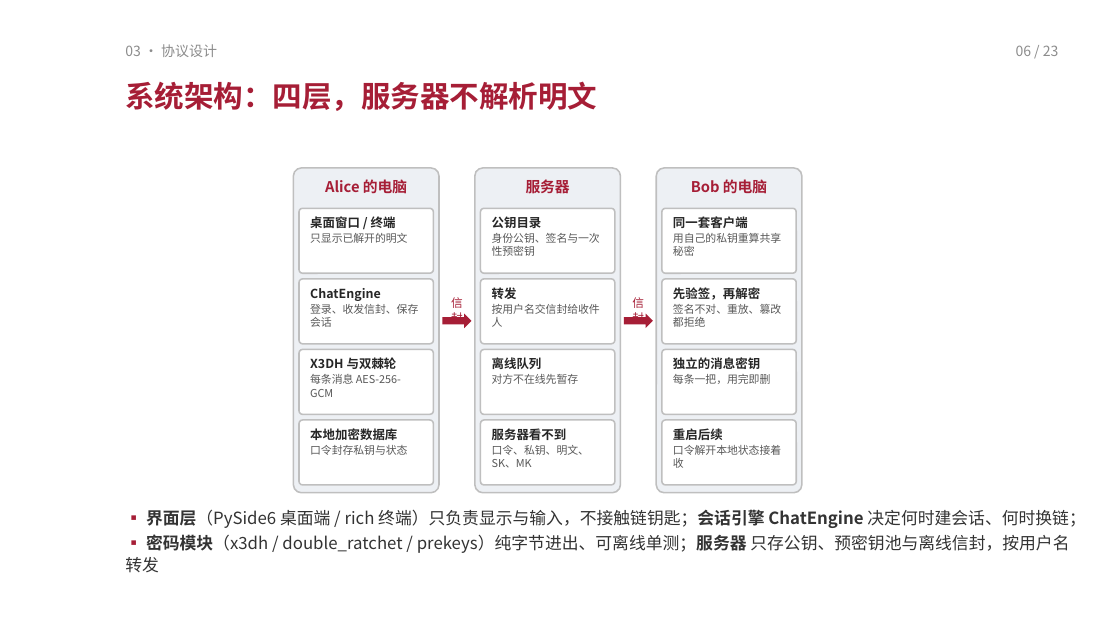
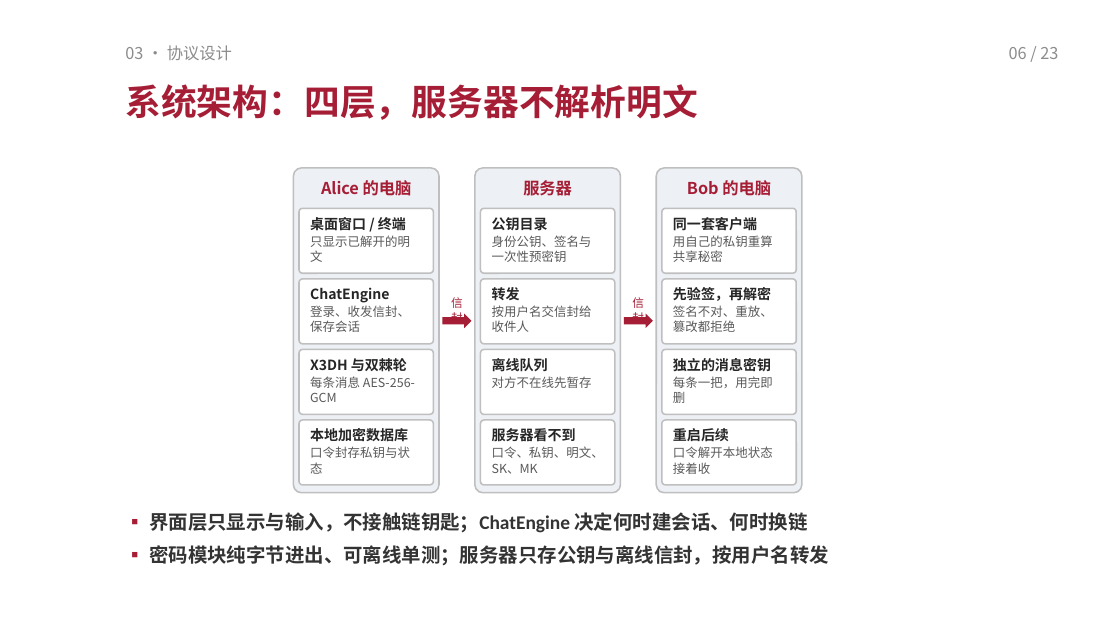
Before and after one commit to TomHaoZi/ECNUchat, a slide deck: slide 6 of 中期汇报/ECNUchat-中期汇报.pptx. Drawn at 1120x635 pixels with LibreOffice and Linux fonts; fonts in the diff are those of the drawing. Boxes give left, top, right and bottom in pixels: in the first picture for what was removed or moved away, otherwise in the second. Text is boxed around its words. In the diff, an @@ line names an element or a change of style, - is before the commit and + after.

```diff
--- a/中期汇报/ECNUchat-中期汇报.pptx
+++ b/中期汇报/ECNUchat-中期汇报.pptx
@@ text "03 · 协议设计" at [125, 45, 232, 60]: size 9 to 10.5 pt @@
@@ text "06 / 23" at [1009, 47, 1058, 59]: size 9 to 10.5 pt @@
@@ text "系统架构：四层，服务器不解析明文" at [125, 84, 698, 120]: size 19 to 23 pt @@
@@ size 9.5 to 10.5 pt in 3 elements at [293, 168, 439, 493], [475, 168, 620, 493], [656, 168, 802, 493] @@
@@ rounded rectangle "桌面窗口 / 终端" at [299, 208, 433, 273]: size 8 to 9 pt in "桌面窗口 / 终端"; size 7 to 8 pt in "只显示已解开的明文" @@
@@ rounded rectangle "公钥目录" at [480, 208, 615, 273]: size 8 to 9 pt in "公钥目录"; size 7 to 8 pt in "身份公钥、签名与一次性预密钥" @@
@@ rounded rectangle "同一套客户端" at [662, 208, 796, 273]: size 8 to 9 pt in "同一套客户端"; size 7 to 8 pt in "用自己的私钥重算共享秘密" @@
@@ rounded rectangle "ChatEngine" at [299, 279, 433, 344]: size 8 to 9 pt in "ChatEngine"; size 7 to 8 pt in "登录、收发信封、保存会话" @@
@@ rounded rectangle "转发" at [480, 279, 615, 344]: size 8 to 9 pt in "转发"; size 7 to 8 pt in "按用户名交信封给收件人" @@
@@ rounded rectangle "先验签，再解密" at [662, 279, 796, 344]: size 8 to 9 pt in "先验签，再解密"; size 7 to 8 pt in "签名不对、重放、篡改都拒绝" @@
@@ rounded rectangle "X3DH 与双棘轮" at [299, 349, 433, 414]: size 8 to 9 pt in "X3DH 与双棘轮"; size 7 to 8 pt in "每条消息 AES-256-GCM" @@
@@ rounded rectangle "离线队列" at [480, 349, 615, 414]: size 8 to 9 pt in "离线队列"; size 7 to 8 pt in "对方不在线先暂存" @@
@@ rounded rectangle "独立的消息密钥" at [662, 349, 796, 414]: size 8 to 9 pt in "独立的消息密钥"; size 7 to 8 pt in "每条一把，用完即删" @@
@@ rounded rectangle "本地加密数据库" at [299, 420, 433, 485]: size 8 to 9 pt in "本地加密数据库"; size 7 to 8 pt in "口令封存私钥与状态" @@
@@ rounded rectangle "服务器看不到" at [480, 420, 615, 485]: size 8 to 9 pt in "服务器看不到"; size 7 to 8 pt in "口令、私钥、明文、SK、MK" @@
@@ rounded rectangle "重启后续" at [662, 420, 796, 485]: size 8 to 9 pt in "重启后续"; size 7 to 8 pt in "口令解开本地状态接着收" @@
@@ text at [149, 512, 829, 566]: text changed; size 10.8 to 12.5 pt; font Noto Sans CJK SC to Calibri; bold on @@
-▪ 界面层（PySide6 桌面端 / rich 终端）只负责显示与输入，不接触链钥匙；会话引擎 ChatEngine 决定何时建会话、何时换链；
-▪ 密码模块（x3dh / double_ratchet / prekeys）纯字节进出、可离线单测；服务器 只存公钥、预密钥池与离线信封，按用户名转发
+▪ 界面层只显示与输入，不接触链钥匙；ChatEngine 决定何时建会话、何时换链
+▪ 密码模块纯字节进出、可离线单测；服务器只存公钥与离线信封，按用户名转发
```
Also in this commit, not shown: 20 other slides changed, 4 other files.
